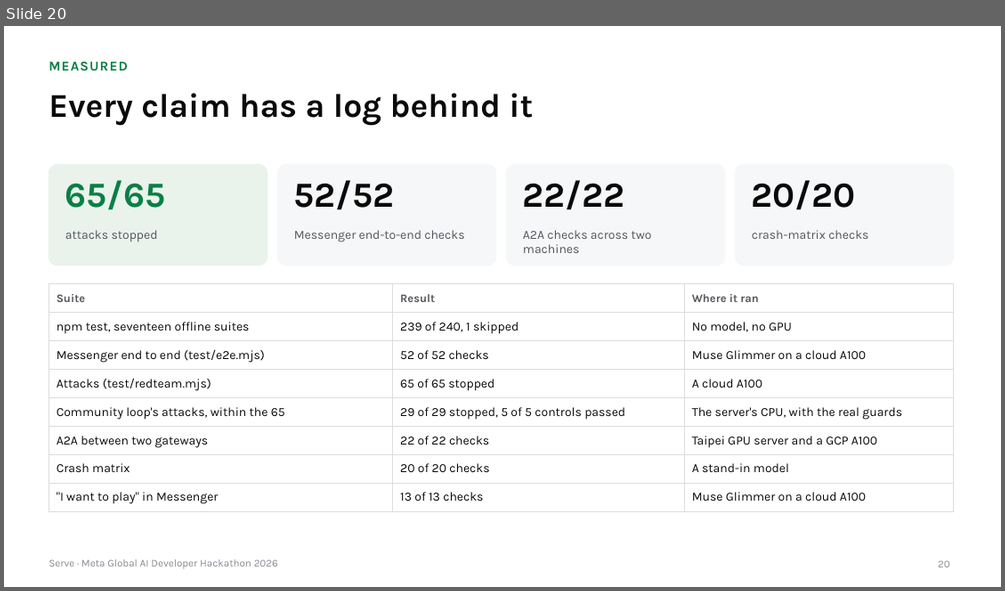
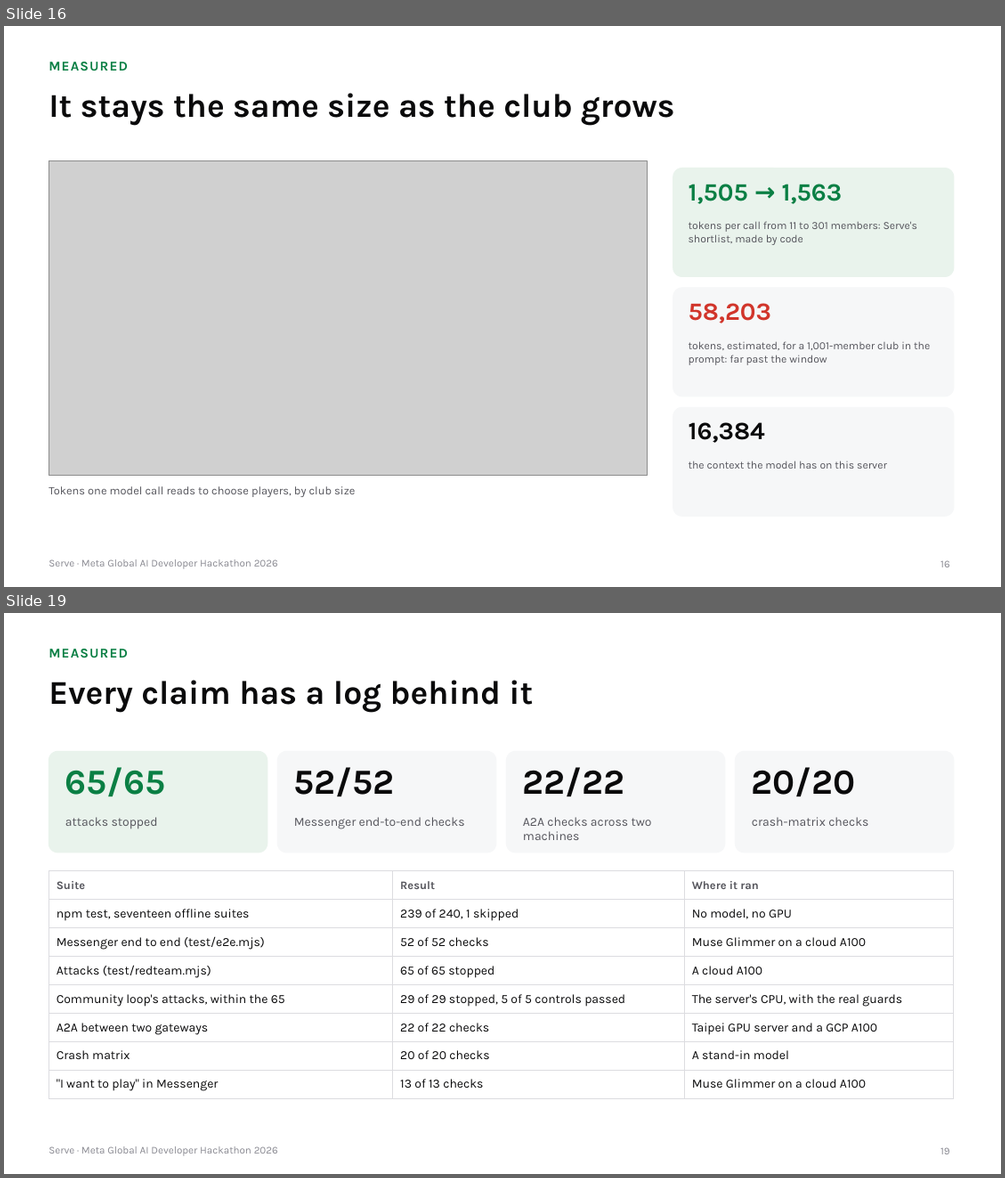
Before and after one commit to gino6178/serve-meta-hackathon, a slide deck: video/deck/Serve_Meta_deck.pptx. Shown one above the other, each under a label of ours: slide 20 before the commit, slides 16 and 19 after it; the slides between them are not shown. The pictures are 1005x591 and 1005x1178 pixels, drawn with LibreOffice and Linux fonts; fonts in the diff are those of the drawing; grey boxes stand for pictures. Boxes give left, top, right and bottom in pixels: in the first picture for what was removed or moved away, otherwise in the second. Text is boxed around its words. In the diff, an @@ line names an element or a change of style, - is before the commit and + after.

```diff
--- a/video/deck/Serve_Meta_deck.pptx
+++ b/video/deck/Serve_Meta_deck.pptx
@@ slide 16 added at (4,26,1001,587), background #FFFFFF; not listed: 1 template element that a slide beside it also shows @@
@@ text added at (48,62,128,70), 13 pt, text #0A7F44, bold @@
+MEASURED
@@ title added at (48,93,674,126), 32 pt, text #0A0A0B, bold @@
+It stays the same size as the club grows
@@ picture added at (48,160,647,475) @@
@@ rounded rectangle added at (673,168,954,276), fill #E9F3EC, outline #E9F3EC 1 pt @@
@@ text added at (688,184,842,204), 24 pt, text #0A7F44, bold @@
+1,505 → 1,563
@@ text added at (688,221,917,245), 10.5 pt, text #55555C @@
+tokens per call from 11 to 301 members: Serve's shortlist, made by code
@@ rounded rectangle added at (673,288,954,396), fill #F6F7F8, outline #F6F7F8 1 pt @@
@@ text added at (688,303,772,323), 24 pt, text #D1352B, bold @@
+58,203
@@ text added at (688,341,930,365), 10.5 pt, text #55555C @@
+tokens, estimated, for a 1,001-member club in the prompt: far past the window
@@ rounded rectangle added at (673,408,954,516), fill #F6F7F8, outline #F6F7F8 1 pt @@
@@ text added at (688,422,765,443), 24 pt, text #0A0A0B, bold @@
+16,384
@@ text added at (688,460,887,468), 10.5 pt, text #55555C @@
+the context the model has on this server
@@ text added at (48,486,355,497), 11 pt, text #55555C @@
+Tokens one model call reads to choose players, by club size
@@ page number added at (940,560,950,567), 10 pt, text #8A8A92 @@
+16
@@ what was slide 20 is now slide 19 @@
@@ page number at (940,1147,950,1154): text changed @@
-20
+19
```
Also in this commit, not shown: 8 slides changed, 1 other slide added, 3 slides removed, 11 other files.
